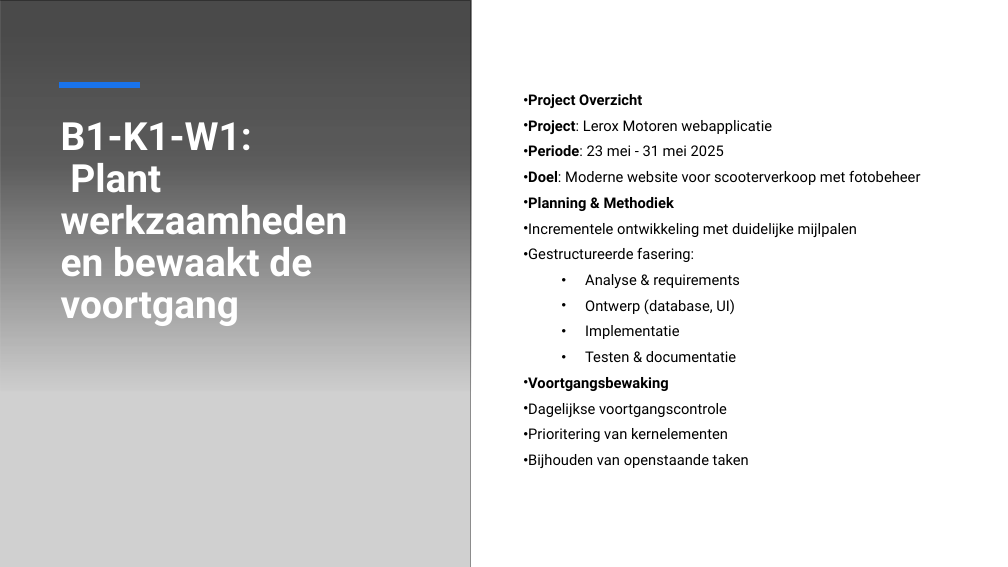
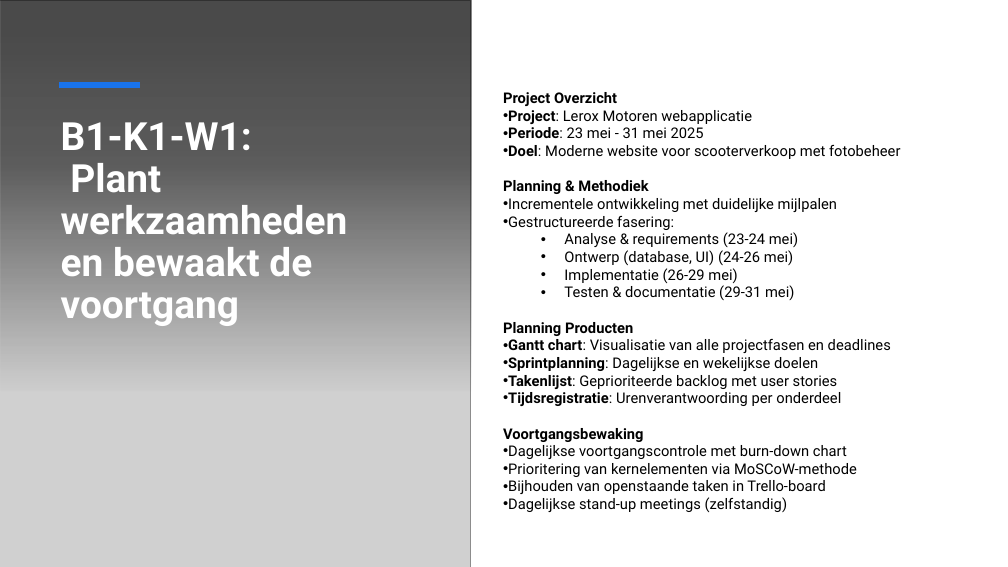
Before and after one commit to bonal58/Leroxexamen, a slide deck: slide 2 of documentation/presentatie examen berkay onal.pptx. Drawn at 1008x567 pixels with LibreOffice and Linux fonts; fonts in the diff are those of the drawing; grey boxes stand for pictures. Boxes give left, top, right and bottom in pixels: in the first picture for what was removed or moved away, otherwise in the second. Text is boxed around its words. In the diff, an @@ line names an element or a change of style, - is before the commit and + after.

Commit message:
documentatie update

```diff
--- a/documentation/presentatie examen berkay onal.pptx
+++ b/documentation/presentatie examen berkay onal.pptx
@@ text "Project Overzicht" moved from (x1=528, y1=94, x2=920, y2=468) to (x1=503, y1=92, x2=900, y2=512) @@
@@ text at (x1=503, y1=92, x2=900, y2=442): bullet • to none; line spacing 1.1 to 1; less space between paragraphs @@
@@ text at (x1=503, y1=232, x2=891, y2=406): text changed @@
-  • Analyse & requirements
-  • Ontwerp (database, UI)
-  • Implementatie
-  • Testen & documentatie
+  • Analyse & requirements (23-24 mei)
+  • Ontwerp (database, UI) (24-26 mei)
+  • Implementatie (26-29 mei)
+  • Testen & documentatie (29-31 mei)
+Planning Producten
+• Gantt chart: Visualisatie van alle projectfasen en deadlines
+• Sprintplanning: Dagelijkse en wekelijkse doelen
+• Takenlijst: Geprioriteerde backlog met user stories
+• Tijdsregistratie: Urenverantwoording per onderdeel
@@ text at (x1=508, y1=445, x2=857, y2=512): text changed @@
-• Dagelijkse voortgangscontrole
-• Prioritering van kernelementen
-• Bijhouden van openstaande taken
+• Dagelijkse voortgangscontrole met burn-down chart
+• Prioritering van kernelementen via MoSCoW-methode
+• Bijhouden van openstaande taken in Trello-board
+• Dagelijkse stand-up meetings (zelfstandig)
```
Also in this commit, not shown: 2 other slides changed, 4 other files.
